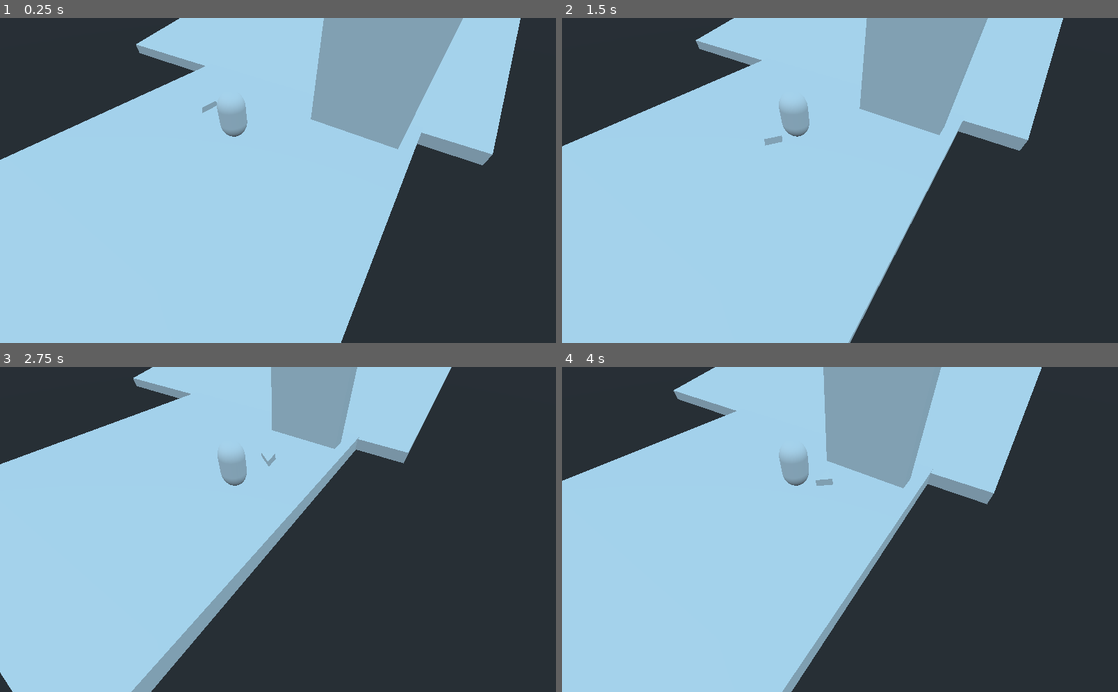
Above: before the commit, frames 1-4 (two rows, left to right).
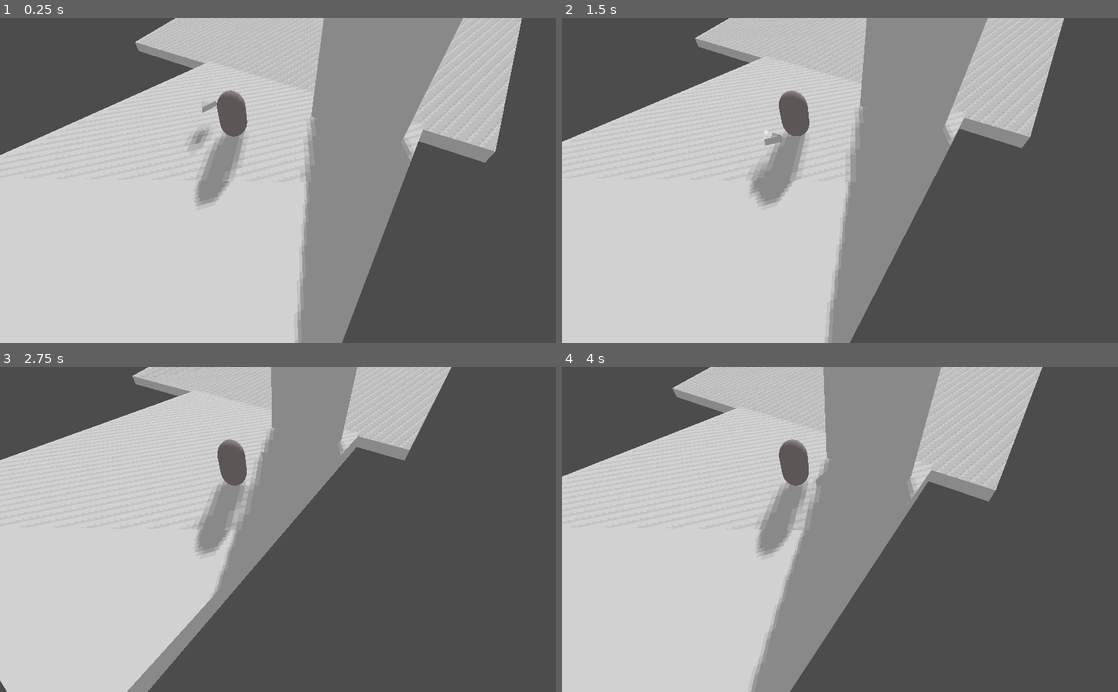
Above: after the commit, the same moments.

Repository: petwoo10/Game2021
Game: Godot game, scene res://test level.tscn
Two runs of this game, one before a commit and one after it. Both use one fixed random seed, a clock stepped at 60 frames per second and the inputs below.
Inputs (mouse positions are in pixels of both pictures, inside the frame that each line leads up to):
- Up to frame 1 (0.25 s): no input
- Up to frame 2 (1.5 s): tap Enter at 0.5 s; move the mouse to (962, 164) at 0.52 s; hold Right (ui_right) 0.53-1.28 s; move the mouse to (728, 196) at 1.27 s; hold Down (ui_down) from 1.28 s (still down)
- Up to frame 3 (2.75 s): move the mouse to (333, 458) at 2.02 s; release Down (ui_down) at 2.03 s; hold Right (ui_right) from 2.03 s (still down)
- Up to frame 4 (4 s): move the mouse to (812, 594) at 2.77 s; release Right (ui_right) at 2.78 s; hold Up (ui_up) 2.78-3.53 s; move the mouse to (1006, 578) at 3.52 s; hold Left (ui_left) from 3.53 s (still down)

The runs differ from the first frame. In frame 1, 100% of the frame differs, in the area x 0-100%, y 0-100%; in frame 2, 100%; in frame 3, 100%; in frame 4, 100%.

Commit message:
graxty

Diff:
--- a/I will Rise/Player.gd
+++ b/I will Rise/Player.gd
@@ -2,14 +2,18 @@
 
 
 onready var camera = get_parent().get_node("Camera")
+onready var groundcheck = $groundcheck
 
 export var max_speed = 10
 export var friction = 10
 export var speed = 1
 
+var direction = Vector3()
 var move_vector = Vector3.ZERO
 var cursor_pos = Vector3.ZERO
-
+var gravity = 9.8
+var gravity_vec = Vector3()
+var velocity = Vector3.ZERO
 
 func look_at_cursor():
 	var player_pos = global_transform.origin
@@ -35,13 +39,27 @@
 	pass
 
 func _physics_process(delta):
+	direction = Vector3()
+
+	#velocity = move_and_slide(velocity, Vector3.UP)
+
+
 	var input = get_input()
 	if input != Vector3.ZERO:
 		speed += .1
 		if speed > max_speed:
 			speed = max_speed
+	if not is_on_floor():
+		input.y = -gravity
+		print("flying")
+	else:
+		input.y = 0
+
+	print(input, move_vector)
 
 	move_vector = input * speed
-	move_and_slide(move_vector)
+	move_vector = move_and_slide_with_snap(move_vector, Vector3.DOWN, Vector3.UP)
+	#print(move_vector)
+
 
 	look_at_cursor()
--- a/I will Rise/Player.tscn
+++ b/I will Rise/Player.tscn
@@ -6,7 +6,11 @@
 
 [sub_resource type="PrismMesh" id=2]
 
-[sub_resource type="CapsuleMesh" id=3]
+[sub_resource type="SpatialMaterial" id=3]
+albedo_color = Color( 0.678431, 0.627451, 0.627451, 1 )
+
+[sub_resource type="CapsuleMesh" id=4]
+material = SubResource( 3 )
 
 [node name="Player" type="KinematicBody"]
 script = ExtResource( 1 )
@@ -22,7 +26,7 @@
 
 [node name="MeshInstance" type="MeshInstance" parent="."]
 transform = Transform( 1.42844, 0, 0, 0, -6.98329e-08, 1.59759, 0, -1.32864, -5.80768e-08, 0, 2.32078, 0 )
-mesh = SubResource( 3 )
+mesh = SubResource( 4 )
 material/0 = null
 
 [node name="Position3D" type="Position3D" parent="."]
--- a/I will Rise/project.godot
+++ b/I will Rise/project.godot
@@ -20,4 +20,5 @@
 
 [rendering]
 
+quality/driver/driver_name="GLES2"
 environment/default_environment="res://default_env.tres"
--- a/I will Rise/test level.tscn
+++ b/I will Rise/test level.tscn
@@ -1,27 +1,34 @@
-[gd_scene load_steps=6 format=2]
+[gd_scene load_steps=10 format=2]
 
 [ext_resource path="res://Player.tscn" type="PackedScene" id=1]
 [ext_resource path="res://Camera.gd" type="Script" id=2]
 [ext_resource path="res://RayCast.gd" type="Script" id=3]
 
-[sub_resource type="CubeMesh" id=1]
+[sub_resource type="PhysicsMaterial" id=1]
 
-[sub_resource type="BoxShape" id=2]
+[sub_resource type="CubeMesh" id=2]
+
+[sub_resource type="BoxShape" id=3]
+
+[sub_resource type="PhysicsMaterial" id=4]
+
+[sub_resource type="PhysicsMaterial" id=5]
+
+[sub_resource type="Environment" id=6]
+ambient_light_color = Color( 0.537255, 0.537255, 0.537255, 1 )
 
 [node name="test level" type="Spatial"]
 
 [node name="StaticBody3" type="StaticBody" parent="."]
 transform = Transform( 29.4103, 0, 0, 0, -10.0395, 0.791556, 0, -53.5828, -0.0423873, 6.09074, 10.0841, 69.3653 )
-__meta__ = {
-"_edit_group_": true
-}
+physics_material_override = SubResource( 1 )
 
 [node name="MeshInstance" type="MeshInstance" parent="StaticBody3"]
-mesh = SubResource( 1 )
+mesh = SubResource( 2 )
 material/0 = null
 
 [node name="CollisionShape" type="CollisionShape" parent="StaticBody3"]
-shape = SubResource( 2 )
+shape = SubResource( 3 )
 
 [node name="Camera" type="Camera" parent="."]
 transform = Transform( -0.83961, 0.40366, -0.363475, 0.00910424, 0.679513, 0.733607, 0.543113, 0.612635, -0.574201, -15.8766, 26.0029, -17.471 )
@@ -35,29 +42,35 @@
 
 [node name="StaticBody" type="StaticBody" parent="."]
 transform = Transform( 16.4782, 0, 0, 0, 1, 0, 0, 0, 20.1698, 0, 0, -2.882 )
-__meta__ = {
-"_edit_group_": true
-}
+physics_material_override = SubResource( 4 )
 
 [node name="MeshInstance" type="MeshInstance" parent="StaticBody"]
-mesh = SubResource( 1 )
+mesh = SubResource( 2 )
 material/0 = null
 
 [node name="CollisionShape" type="CollisionShape" parent="StaticBody"]
-shape = SubResource( 2 )
+shape = SubResource( 3 )
 
 [node name="Player" parent="." instance=ExtResource( 1 )]
 transform = Transform( 1, 0, 0, 0, 1, 0, 0, 0, 1, 0.361733, 1.16508, 3.70602 )
 
 [node name="StaticBody2" type="StaticBody" parent="."]
 transform = Transform( 5, 0, 0, 0, 10, 0, 0, 0, 1, -10, 11, 11.9886 )
-__meta__ = {
-"_edit_group_": true
-}
+physics_material_override = SubResource( 5 )
 
 [node name="MeshInstance" type="MeshInstance" parent="StaticBody2"]
-mesh = SubResource( 1 )
+mesh = SubResource( 2 )
 material/0 = null
 
 [node name="CollisionShape" type="CollisionShape" parent="StaticBody2"]
-shape = SubResource( 2 )
+shape = SubResource( 3 )
+
+[node name="WorldEnvironment" type="WorldEnvironment" parent="."]
+environment = SubResource( 6 )
+
+[node name="DirectionalLight" type="DirectionalLight" parent="."]
+transform = Transform( -0.839396, 0.379406, 0.389185, -0.202828, -0.882979, 0.423331, 0.504257, 0.276405, 0.818123, 0, 11.294, 0 )
+light_energy = 0.66
+light_indirect_energy = 0.0
+light_specular = 0.4
+shadow_enabled = true
Not shown: 1 places in I will Rise/Player.tscn that only renumber resources
